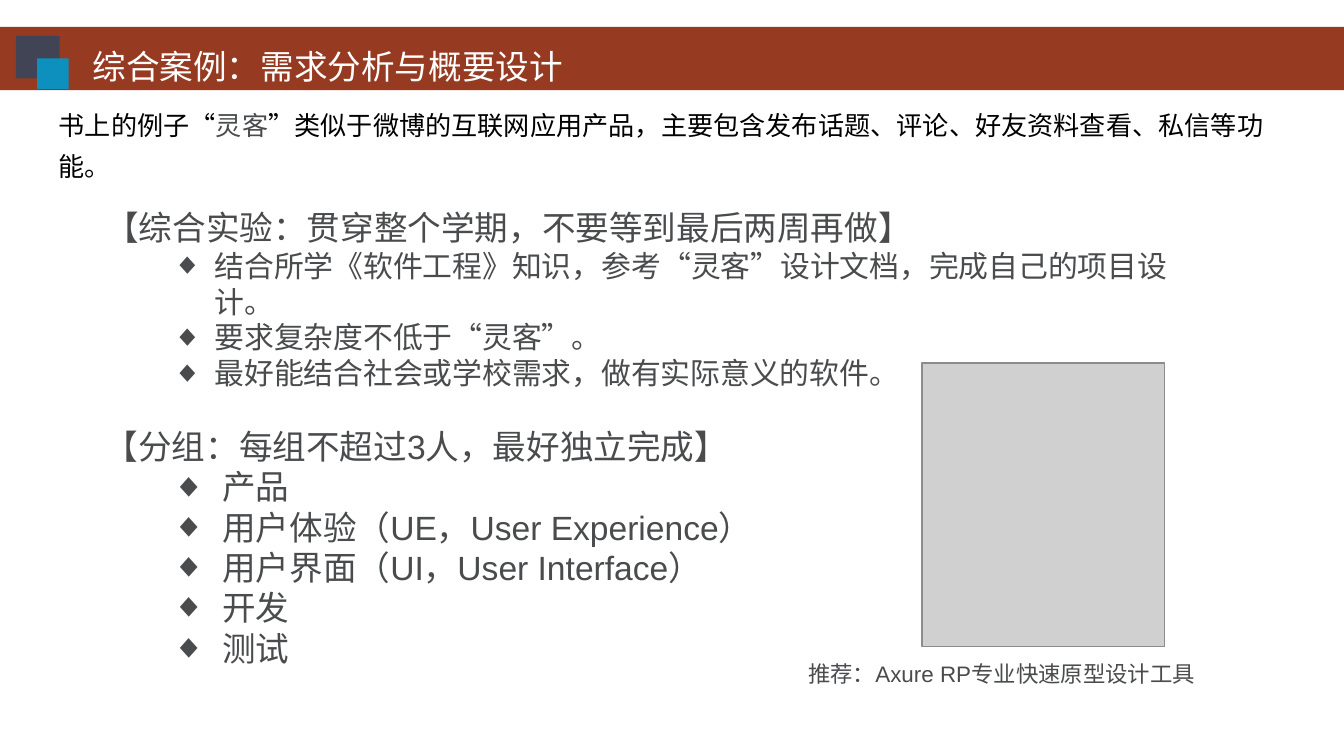
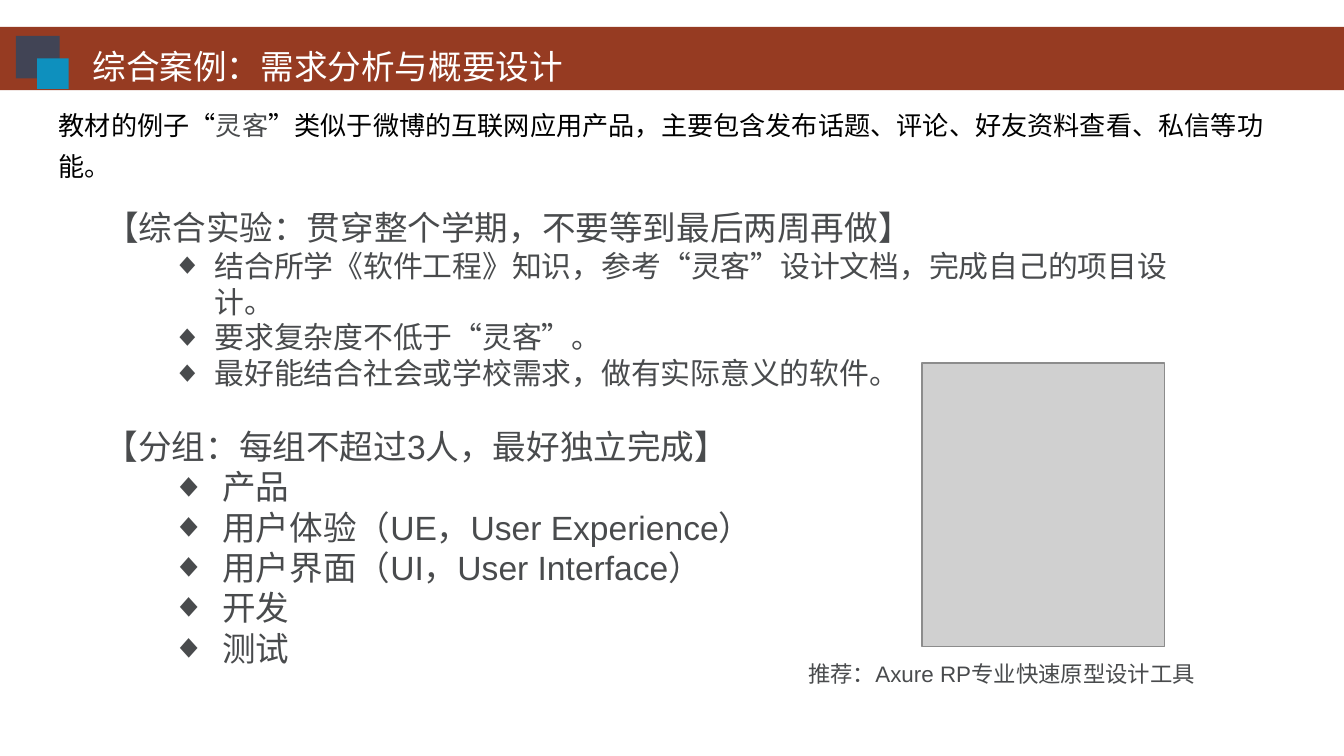
Before and after one commit to HBU/Android-PPT, a slide deck: slide 17 of 02.0 -- 首个程序 -- 第02章.ppt. Drawn at 1344x756 pixels with LibreOffice and Linux fonts; fonts in the diff are those of the drawing; grey boxes stand for pictures; background and template pictures are left out. Boxes give left, top, right and bottom in pixels: in the first picture for what was removed or moved away, otherwise in the second. Text is boxed around its words. In the diff, an @@ line names an element or a change of style, - is before the commit and + after.

```diff
--- a/02.0 -- 首个程序 -- 第02章.ppt
+++ b/02.0 -- 首个程序 -- 第02章.ppt
@@ text at box(59, 113, 1264, 138): text changed @@
-书上的例子“灵客”类似于微博的互联网应用产品，主要包含发布话题、评论、好友资料查看、私信等功能。
+教材的例子“灵客”类似于微博的互联网应用产品，主要包含发布话题、评论、好友资料查看、私信等功能。
```
Also in this commit, not shown: 3 other slides changed, 2 other files.
